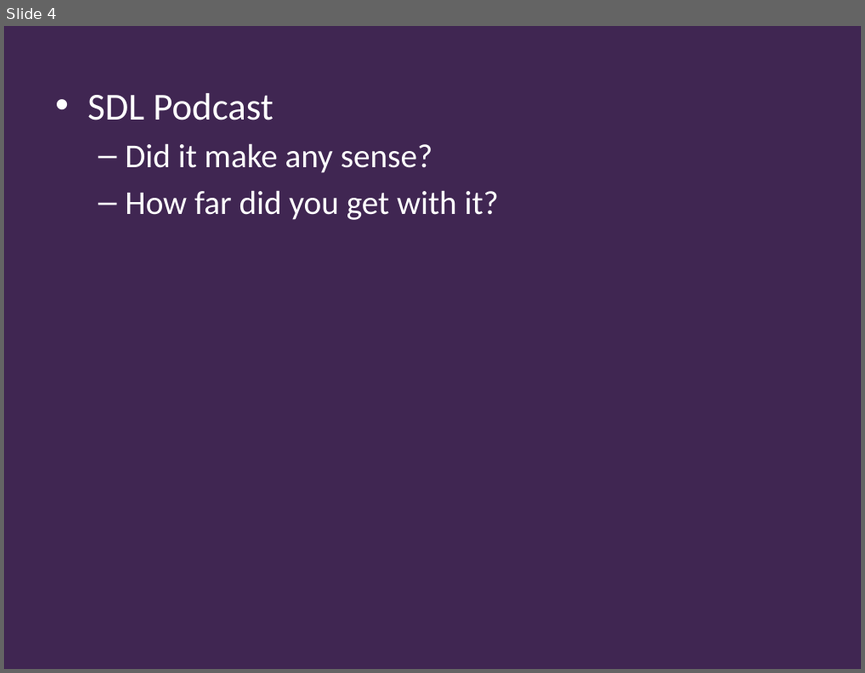
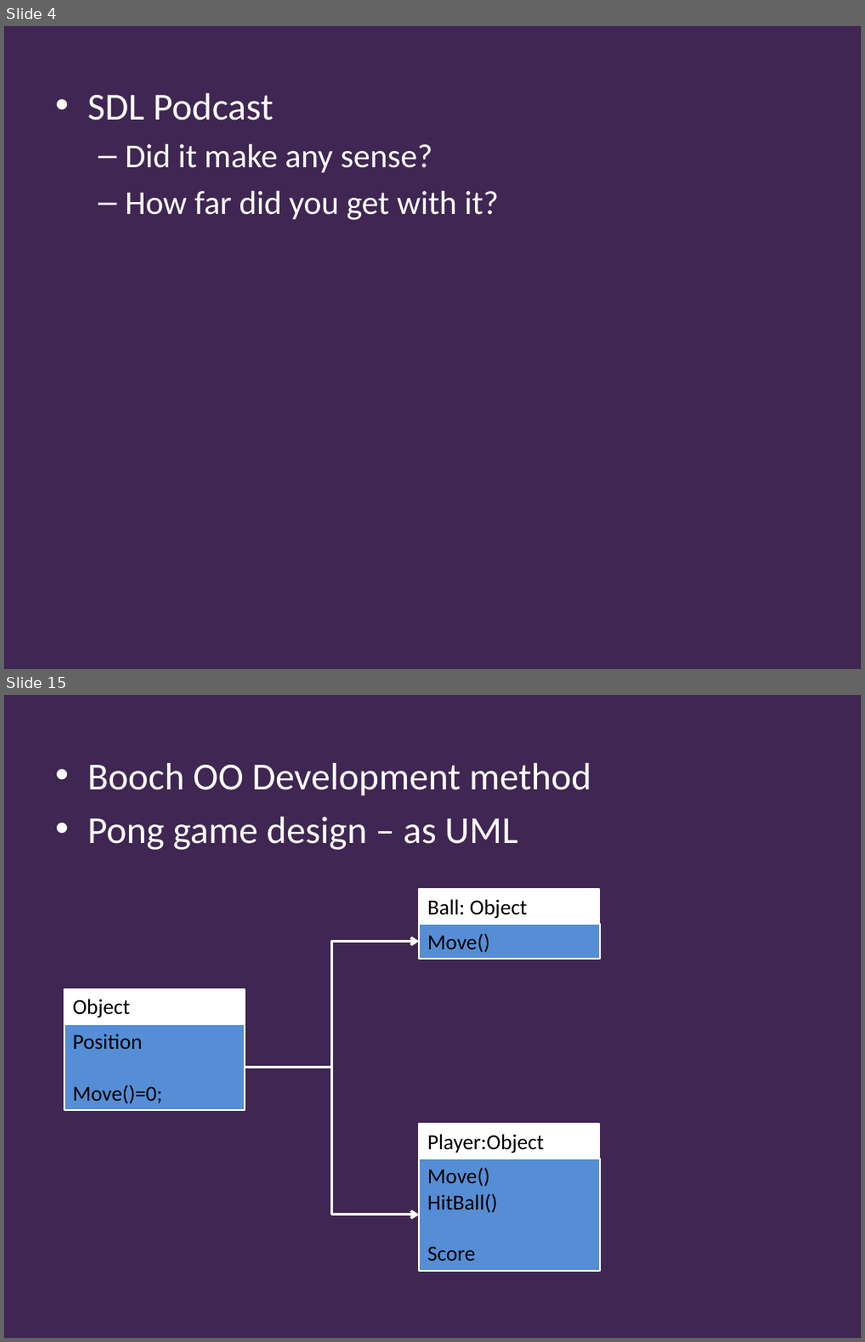
Before and after one commit to Falmouth-Games-Academy/ba-course-materials, a slide deck: GAM340/05/programming/2019-20-GAM340-05-programming-workshop.pptx. Shown one above the other, each under a label of ours: slide 4 before the commit, slides 4 and 15 after it; the slides between them are not shown. The pictures are 865x673 and 865x1342 pixels, drawn with LibreOffice and Linux fonts; fonts in the diff are those of the drawing; background and template pictures are left out. Boxes give left, top, right and bottom in pixels: in the first picture for what was removed or moved away, otherwise in the second. Text is boxed around its words. In the diff, an @@ line names an element or a change of style, - is before the commit and + after.

Commit message:
GA<340W5-pong WiP

```diff
--- a/GAM340/05/programming/2019-20-GAM340-05-programming-workshop.pptx
+++ b/GAM340/05/programming/2019-20-GAM340-05-programming-workshop.pptx
@@ slide 15 added at (4, 695, 861, 1338), background #402652 @@
@@ text added at (87, 763, 591, 850), 32 pt, text #FFFFFF @@
+• Booch OO Development method
+• Pong game design – as UML
@@ group added at (64, 890, 600, 1270): 6 rectangles, 2 elbow arrows @@
+Position
+Move()=0;
+Object
+Move()
+HitBall()
+Score
+Player:Object
+Move()
+Ball: Object
```
Also in this commit, not shown: 2 slides changed, 12 other slides added, 18 other files.
